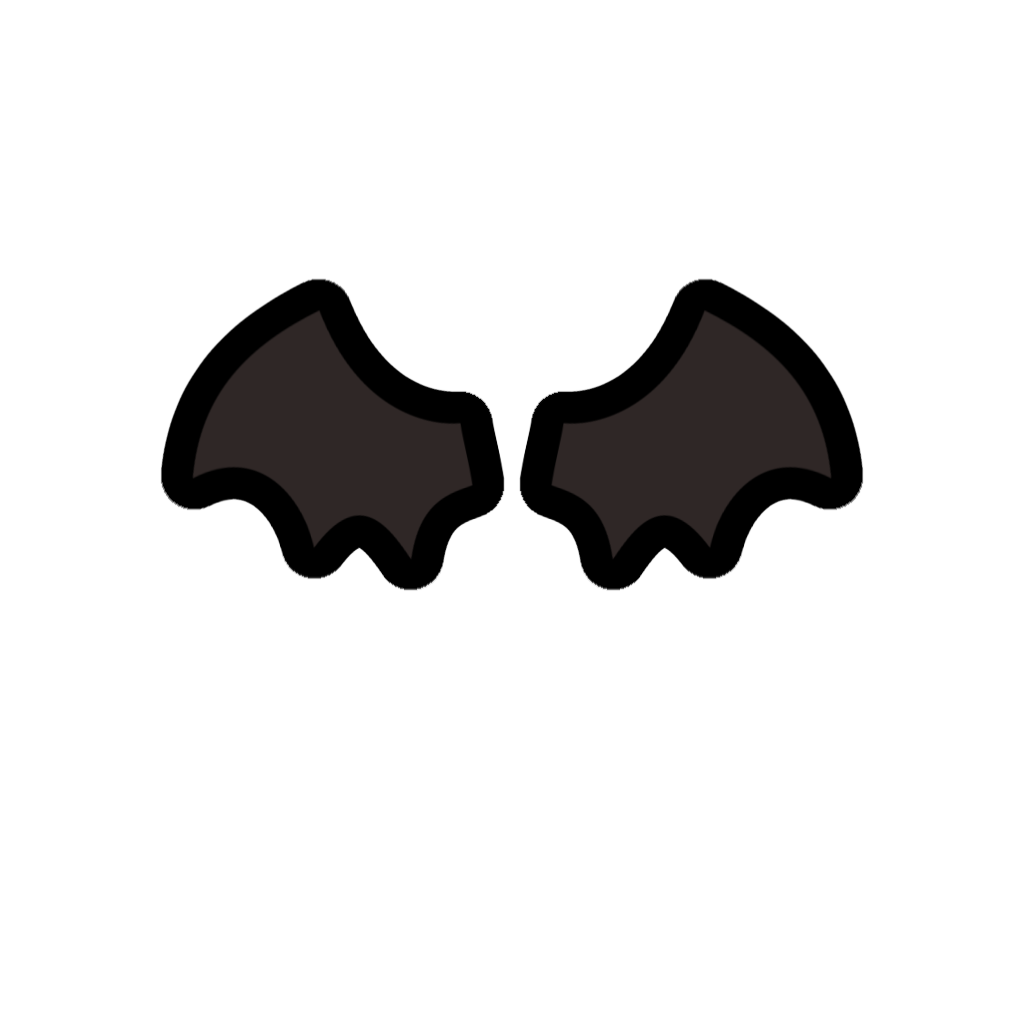
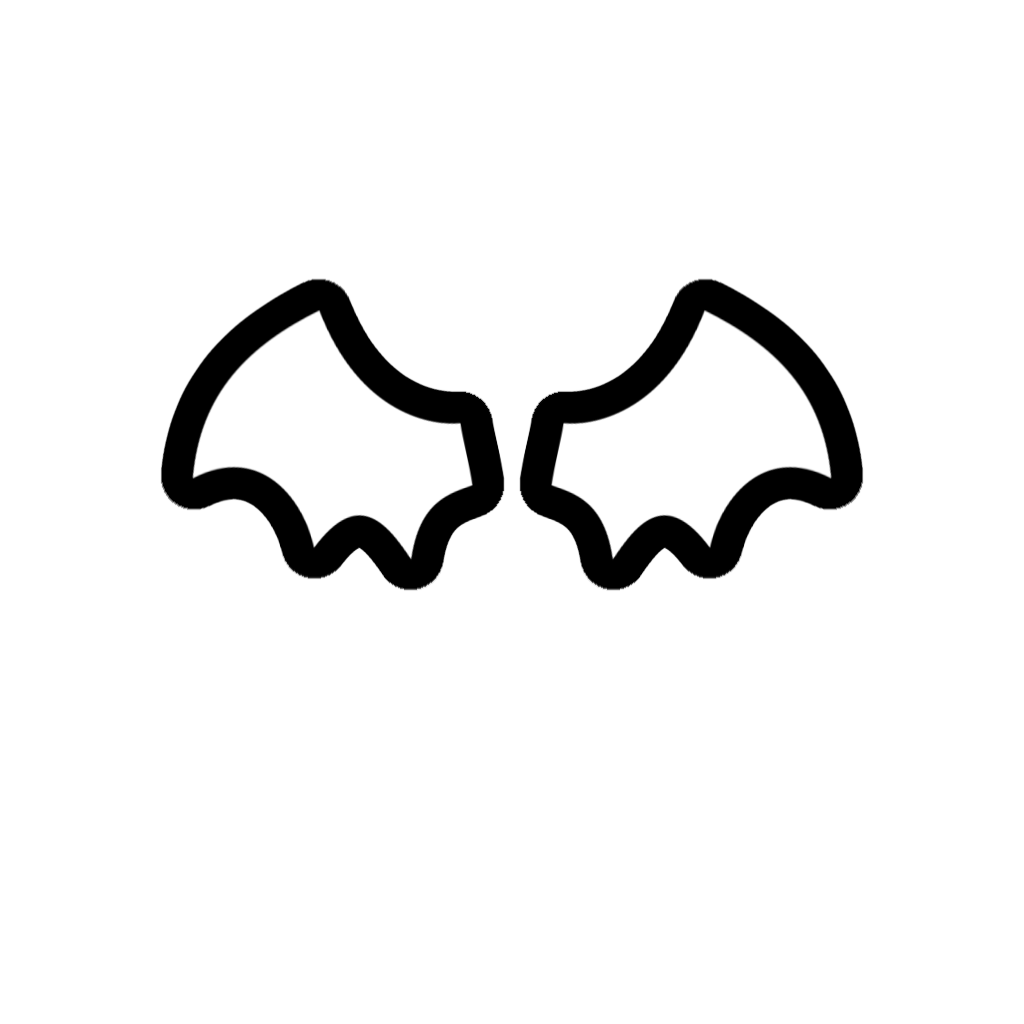
Layer changes from the first w=1024, h=1024 image to the second:
painted on "Wings", masked it over [192, 309, 832, 560]